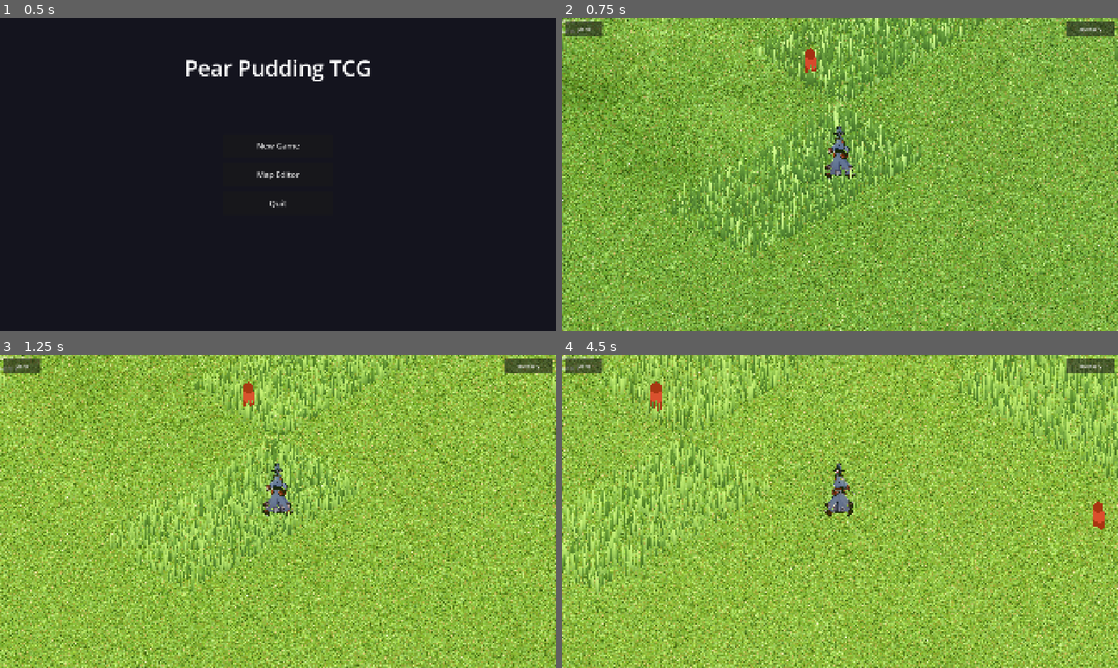
Above: before the commit, frames 1-4 (two rows, left to right).
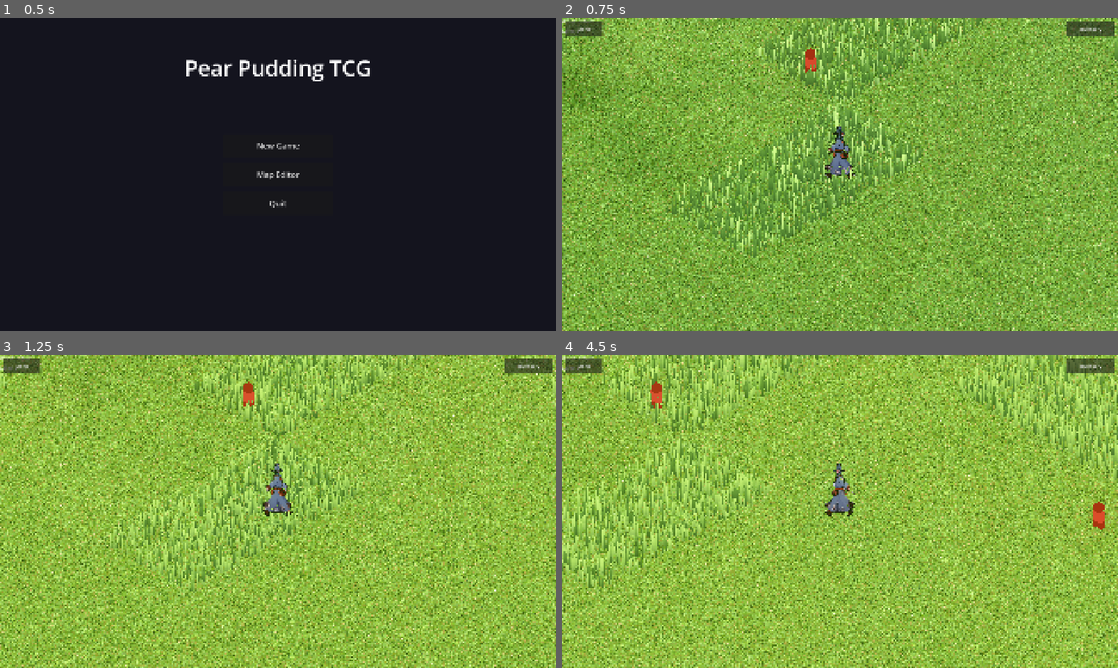
Above: after the commit, the same moments.

Repository: ChrisPauly97/pear-pudding-godot
Game: Godot game, scene res://scenes/ui/MenuScene.tscn
The game is run twice, just before and just after one commit, with the same random seed, the same clock (stepped at 60 frames per second) and the same inputs.
Inputs (mouse positions are in pixels of both pictures, inside the frame that each line leads up to):
- Up to frame 1 (0.5 s): no input
- Up to frame 2 (0.75 s): click "New Game" at 0.5 s
- Up to frame 3 (1.25 s): no input
- Up to frame 4 (4.5 s): tap Enter at 1.25 s; move the mouse to (962, 495) at 1.27 s; hold D (move_right) 1.28-2 s; hold E (interact) 1.28-2 s; click (962, 495) at 1.42 s; tap Space (jump) at 1.52 s; drag from (728, 527) to (812, 574) at 2.02 s; move the mouse to (895, 442) at 2.77 s; hold D (move_right) 2.78-3.5 s; tap 2 at 2.85 s; drag from (812, 574) to (673, 464) at 3.52 s; move the mouse to (1006, 558) at 4.27 s; hold A (move_left) from 4.28 s (still down); tap 4 at 4.35 s

Frame 1 is identical in both runs. In frame 2, 47% of the frame differs, in the area x 0-100%, y 0-100%; in frame 3, 48%; in frame 4, 57%.

Commit message:
Pixel-snap camera each frame to eliminate terrain and grass shimmer
Sub-pixel camera drift caused the world-space procedural noise in terrain
and grass shaders to sample at slightly different screen pixels each frame,
producing shimmer. Snapping the camera's screen-plane position to the nearest
pixel (1/36 world unit at ortho size 15 / 1080p) locks world points to fixed
screen pixels between frames.

https://claude.ai/code/session_01BX5SCH4A49DyaYHFMut5Xk

Diff:
--- a/scenes/world/WorldScene.gd
+++ b/scenes/world/WorldScene.gd
@@ -806,12 +806,29 @@
 		_world_env.environment.ambient_light_energy = ambient_energy
 		_cached_ambient_energy = ambient_energy
 
+# ── Camera pixel-snapping ──────────────────────────────────────────────────
+# Snaps a world-space position to the nearest screen pixel along the camera's
+# screen-plane axes (right and up).  The depth axis is left unsnapped.
+# This prevents sub-pixel camera drift from causing the procedural terrain and
+# grass noise to shimmer — every world point stays on the same screen pixel
+# between frames as long as the camera hasn't moved a full pixel.
+func _snap_to_pixel(pos: Vector3) -> Vector3:
+	var vp_h: float = float(get_viewport().get_visible_rect().size.y)
+	var pixel: float = IsoConst.CAM_ORTHO_SIZE * 2.0 / vp_h
+	var right: Vector3 = _camera.global_transform.basis.x
+	var up: Vector3    = _camera.global_transform.basis.y
+	var fwd: Vector3   = _camera.global_transform.basis.z
+	var r: float = round(pos.dot(right) / pixel) * pixel
+	var u: float = round(pos.dot(up)    / pixel) * pixel
+	var d: float = pos.dot(fwd)
+	return right * r + up * u + fwd * d
+
 # ── Per-frame update ───────────────────────────────────────────────────────
 
 func _process(delta: float) -> void:
 	if _player == null:
 		return
-	_camera.position = _player.position + Vector3(20, 20, 20)
+	_camera.position = _snap_to_pixel(_player.position + Vector3(20, 20, 20))
 	_day_night_timer += delta
 	if _day_night_timer >= DAY_NIGHT_INTERVAL:
 		_update_day_night(_day_night_timer)
